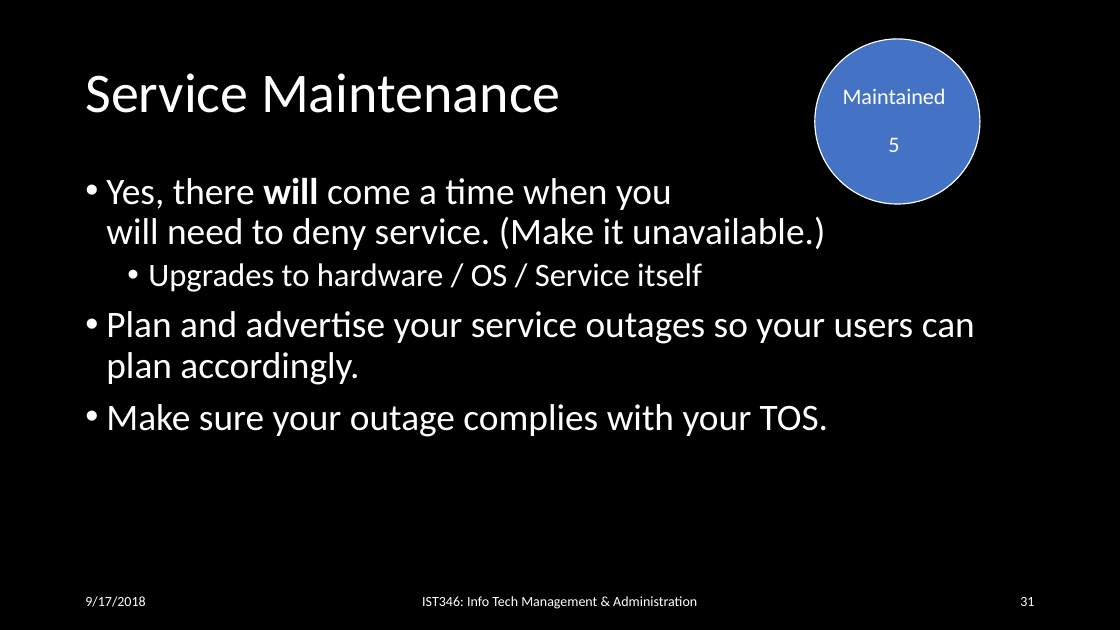
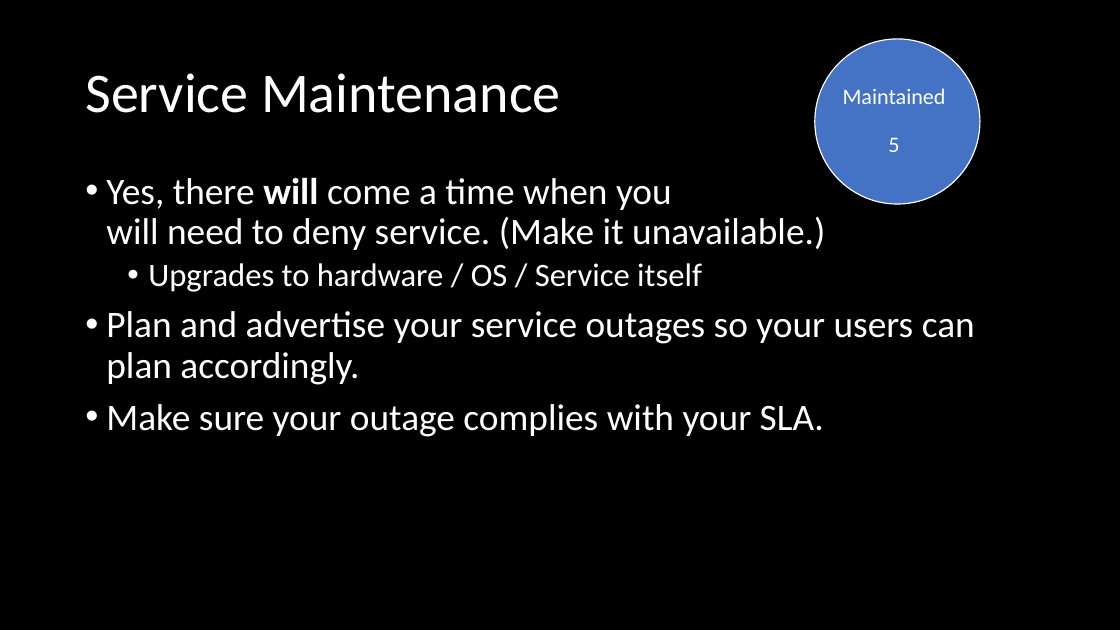
Before and after one commit to orstewar/ist346-content, a slide deck: slide 23 of content/10-services-monitoring-logging.pptx (slide 31 before the commit). Drawn at 1120x630 pixels with LibreOffice and Linux fonts; fonts in the diff are those of the drawing. Boxes give left, top, right and bottom in pixels: in the first picture for what was removed or moved away, otherwise in the second. Text is boxed around its words. In the diff, an @@ line names an element or a change of style, - is before the commit and + after.

```diff
--- a/content/10-services-monitoring-logging.pptx
+++ b/content/10-services-monitoring-logging.pptx
@@ text at [106, 404, 824, 437]: text changed @@
-• Make sure your outage complies with your TOS.
+• Make sure your outage complies with your SLA.
@@ text removed at [85, 596, 145, 607] @@
-9/17/2018
@@ text removed at [422, 596, 697, 609] @@
-IST346: Info Tech Management & Administration
@@ page number removed at [1020, 597, 1034, 606] @@
-31
```
Also in this commit, not shown: 13 other slides changed, 1 slide added, 11 slides removed, 2 other files.
